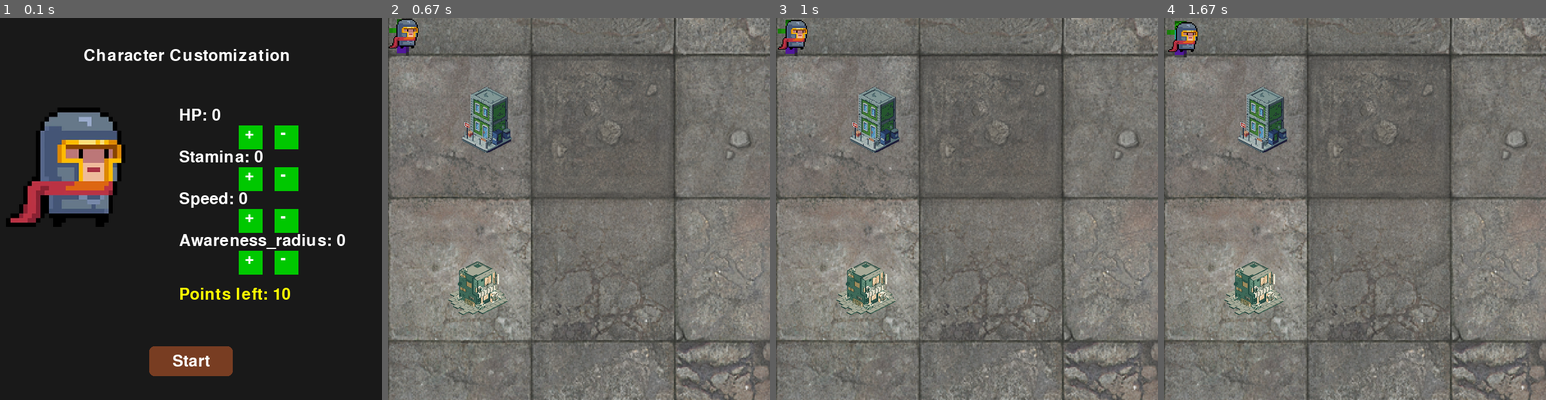
Above: before the commit, frames 1-4 (left to right).
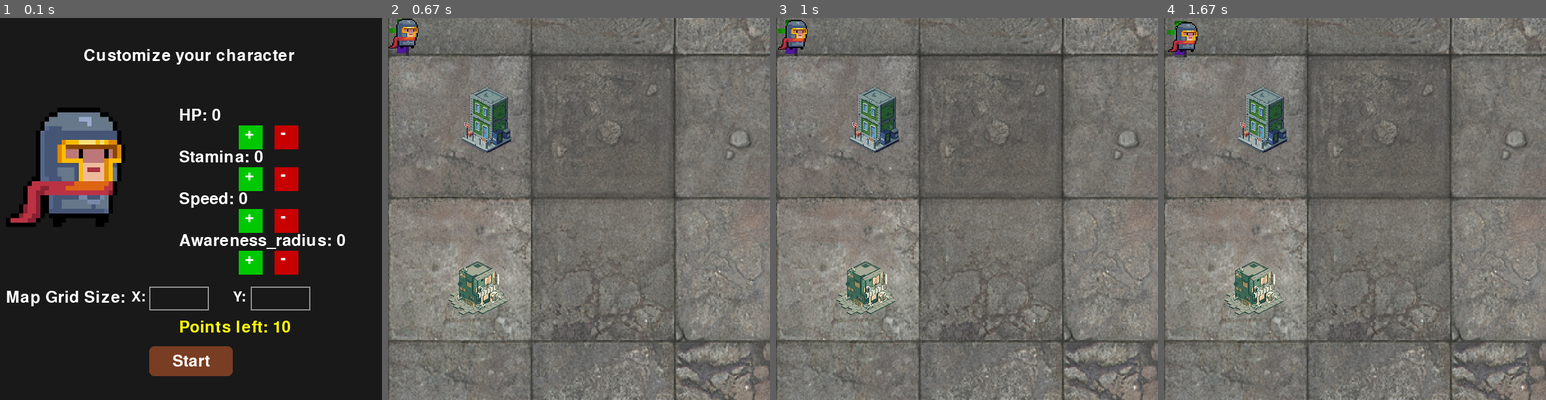
Above: after the commit, the same moments.

Repository: Lucapster/GUTS-Team-43
Game: pygame game, started from main.py
Two runs of this game, one before a commit and one after it. Both use one fixed random seed, a clock stepped at 60 frames per second and the inputs below.
Inputs:
- Up to frame 1 (0.1 s): no input
- Up to frame 2 (0.67 s): tap Enter at 0.33 s
- Up to frame 3 (1 s): no input
- Up to frame 4 (1.67 s): no input

The runs differ from the first frame. In frame 1, 4.0% of the frame differs, in the area x 1-82%, y 8-83%; in frame 2, nothing differs; in frame 3, nothing differs; in frame 4, nothing differs.

Commit message:
added grid size box

Diff:
--- a/character_customization.py
+++ b/character_customization.py
@@ -5,13 +5,14 @@
 
 def character_customization(screen):
     font = pygame.font.Font(None, 40)
+    input_font = pygame.font.Font(None, 36)
 
-
-    #initial setup
-    stats = {"HP": 0, "Stamina" : 0, "Speed": 0, "Awareness_radius": 0}
+    # Initial setup
+    stats = {"HP": 0, "Stamina": 0, "Speed": 0, "Awareness_radius": 0}
     points = 10
     customizing = True
 
+    # Stat buttons
     buttons = {}
     y_start = 180
     for stat in stats:
@@ -19,11 +20,18 @@
             "plus": pygame.Rect(400, y_start, 40, 40),
             "minus": pygame.Rect(460, y_start, 40, 40)
         }
-
-        start_button = pygame.Rect(250, 550, 140, 50)
-
         y_start += 70
 
+    # Input boxes for grid size
+    input_boxes = {
+        "x_grid": pygame.Rect(250, 450, 100, 40),
+        "y_grid": pygame.Rect(420, 450, 100, 40)
+    }
+    inputs = {"x_grid": "", "y_grid": ""}
+    active_box = None
+
+    # Start button
+    start_button = pygame.Rect(250, 550, 140, 50)
 
     while customizing:
         for event in pygame.event.get():
@@ -31,20 +39,23 @@
                 pygame.quit()
                 quit()
 
-            elif event.type == pygame.KEYDOWN:
-                if event.key == pygame.K_RETURN:
-                    customizing = False
-                    return stats
-
             elif event.type == pygame.MOUSEBUTTONDOWN:
-
-
                 mx, my = pygame.mouse.get_pos()
 
+                # Check if clicked in input boxes
+                active_box = None
+                for key, box in input_boxes.items():
+                    if box.collidepoint(mx, my):
+                        active_box = key
+
+                # Start button
                 if start_button.collidepoint(mx, my):
-                    customizing = False
-                    return stats
+                    if inputs["x_grid"].isdigit() and inputs["y_grid"].isdigit():
+                        return stats, (int(inputs["x_grid"]), int(inputs["y_grid"]))
+                    else:
+                        print("Please enter valid grid sizes before starting.")
 
+                # Stat buttons
                 for stat in stats:
                     if buttons[stat]["plus"].collidepoint(mx, my) and points > 0:
                         stats[stat] += 1
@@ -53,37 +64,61 @@
                         stats[stat] -= 1
                         points += 1
 
+            elif event.type == pygame.KEYDOWN:
+                # Handle typing for grid size input
+                if active_box:
+                    if event.key == pygame.K_BACKSPACE:
+                        inputs[active_box] = inputs[active_box][:-1]
+                    elif event.unicode.isdigit() and len(inputs[active_box]) < 3:
+                        inputs[active_box] += event.unicode
 
+                # Optional shortcut: Enter to confirm
+                elif event.key == pygame.K_RETURN:
+                    customizing = False
+
+        # === Drawing ===
         screen.fill((25, 25, 25))
 
-        y = 150
-
-        title = font.render("Character Customization", True, (255, 255, 255))
+        title = font.render("Customize your character", True, (255, 255, 255))
         screen.blit(title, (140, 50))
 
-
-        # print the stats (eg: strength, speed, health) and its value
+        y = 150
         for stat, value in stats.items():
             text = font.render(f"{stat}: {value}", True, (255, 255, 255))
             screen.blit(text, (300, y))
             pygame.draw.rect(screen, (0, 200, 0), buttons[stat]["plus"])
-            pygame.draw.rect(screen, (0, 200, 0), buttons[stat]["minus"])
+            pygame.draw.rect(screen, (200, 0, 0), buttons[stat]["minus"])
             plus_text = font.render("+", True, (255,255,255))
             minus_text = font.render("-", True, (255,255,255))
             screen.blit(plus_text, (buttons[stat]["plus"].x + 10, buttons[stat]["plus"].y))
             screen.blit(minus_text, (buttons[stat]["minus"].x + 10, buttons[stat]["minus"].y))
-
             y += 70
 
         remaining = font.render(f"Points left: {points}", True, (255, 255, 0))
-        screen.blit(remaining, (300, y + 20))
+        screen.blit(remaining, (300, y + 75))
 
-        # trying to make the start button
+        # Grid input section
+        grid_label = font.render("Map Grid Size:", True, (255, 255, 255))
+        screen.blit(grid_label, (10, 455))
+
+        x_label = input_font.render("X:", True, (255, 255, 255))
+        y_label = input_font.render("Y:", True, (255, 255, 255))
+        screen.blit(x_label, (220, 455))
+        screen.blit(y_label, (390, 455))
+
+        for key, box in input_boxes.items():
+            color = (0, 200, 0) if active_box == key else (150, 150, 150)
+            pygame.draw.rect(screen, color, box, 2)
+            text_surface = input_font.render(inputs[key], True, (255, 255, 255))
+            screen.blit(text_surface, (box.x + 10, box.y + 5))
+
+        # Start button
         pygame.draw.rect(screen, (120, 61, 34), start_button, border_radius=8)
         start_text = font.render("Start", True, (255, 255, 255))
         text_rect = start_text.get_rect(center=start_button.center)
         screen.blit(start_text, text_rect)
 
+        # Human poster
         human_poster.draw()
 
         pygame.display.flip()
